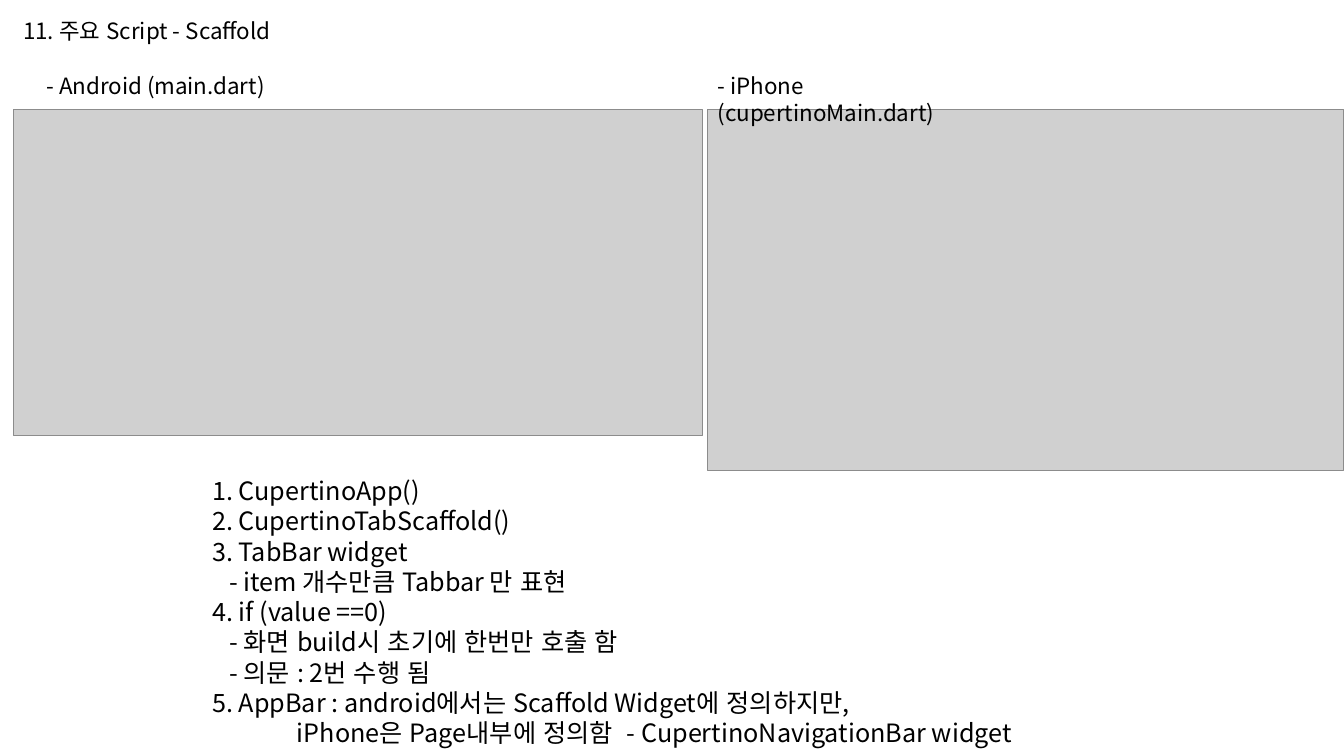
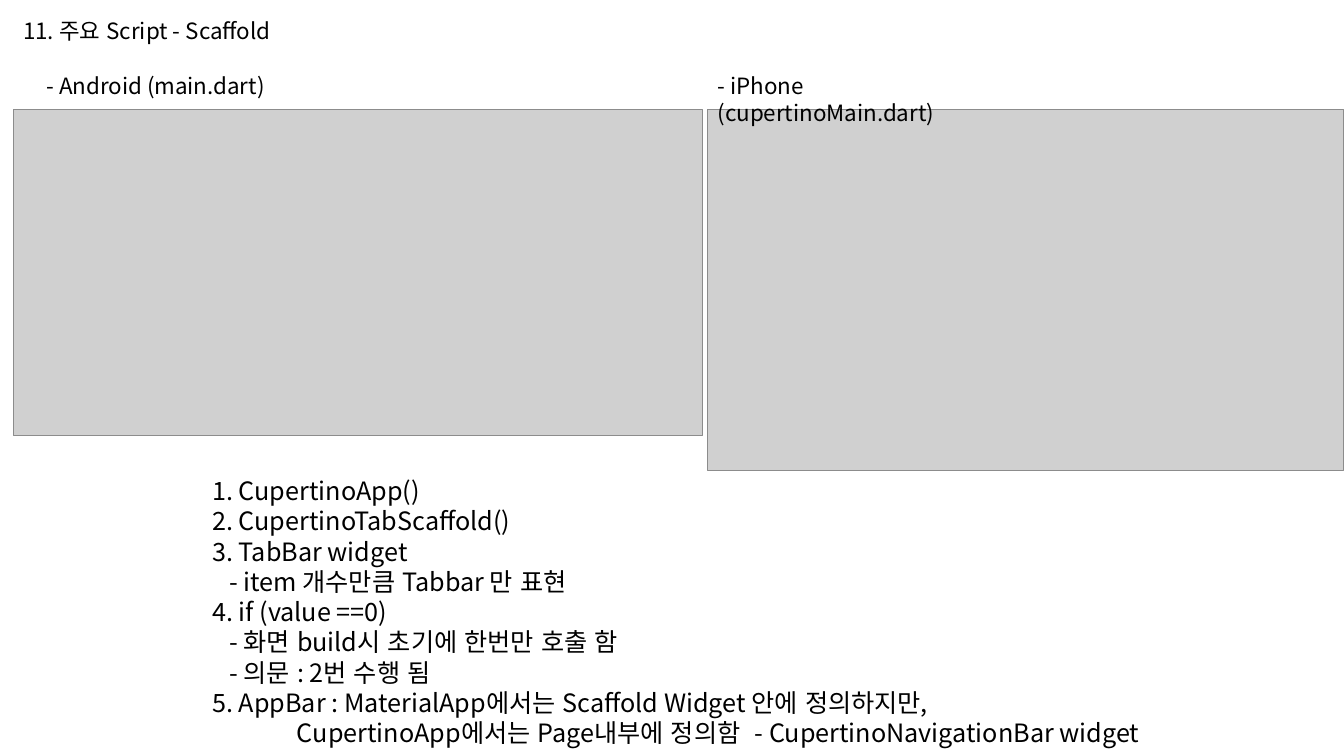
Before and after one commit to farmerkyh/flutter_book, a slide deck: slide 13 of doIt2/chapter6/listview_example/flutter_cupertino.pptx. Drawn at 1344x756 pixels with LibreOffice and Linux fonts; fonts in the diff are those of the drawing; grey boxes stand for pictures. Boxes give left, top, right and bottom in pixels: in the first picture for what was removed or moved away, otherwise in the second. Text is boxed around its words. In the diff, an @@ line names an element or a change of style, - is before the commit and + after.

```diff
--- a/doIt2/chapter6/listview_example/flutter_cupertino.pptx
+++ b/doIt2/chapter6/listview_example/flutter_cupertino.pptx
@@ text at [212, 691, 1140, 748]: text changed @@
-5. AppBar : android에서는 Scaffold Widget에 정의하지만,
-iPhone은 Page내부에 정의함 - CupertinoNavigationBar widget
+5. AppBar : MaterialApp에서는 Scaffold Widget 안에 정의하지만,
+CupertinoApp에서는 Page내부에 정의함 - CupertinoNavigationBar widget
```
Also in this commit, not shown: 2 other slides changed, 1 slide added, 1 slide removed, 8 other files.
